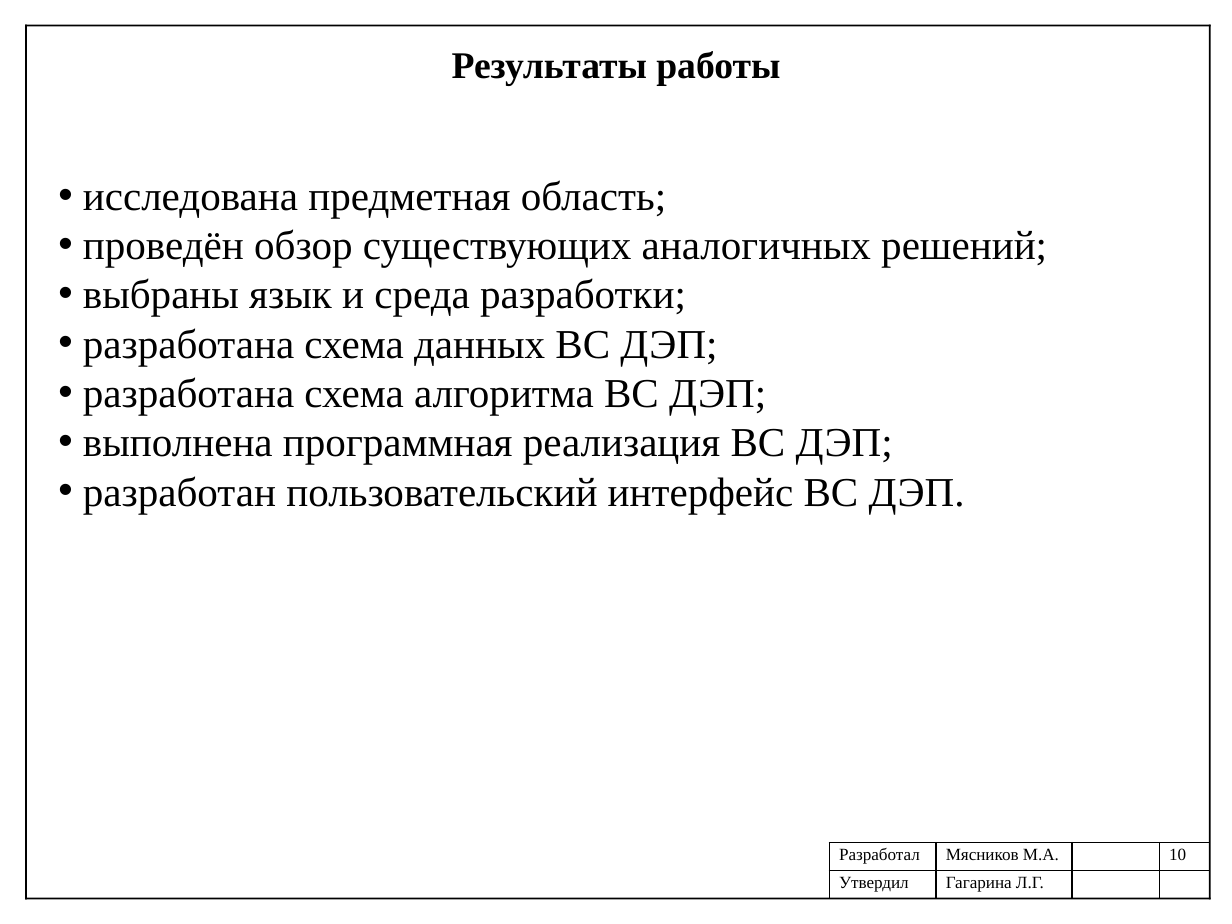
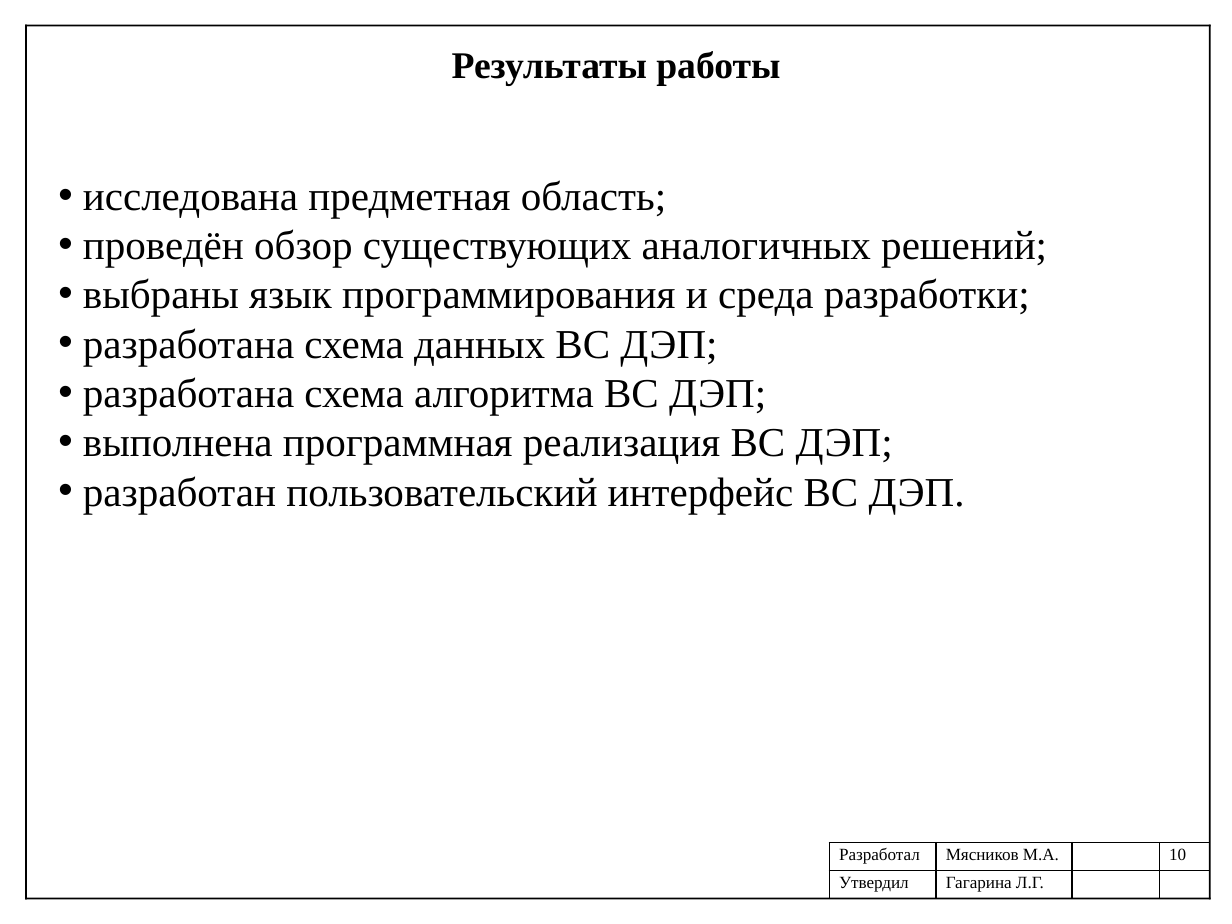
Before and after one commit to mJaJksJ/VCR, a slide deck: slide 10 of Технологическая практика/Презентация отчета.pptx. Drawn at 1232x924 pixels with LibreOffice and Linux fonts; fonts in the diff are those of the drawing. Boxes give left, top, right and bottom in pixels: in the first picture for what was removed or moved away, otherwise in the second. Text is boxed around its words. In the diff, an @@ line names an element or a change of style, - is before the commit and + after.

```diff
--- a/Технологическая практика/Презентация отчета.pptx
+++ b/Технологическая практика/Презентация отчета.pptx
@@ text at [83, 278, 1030, 316]: text changed @@
-• выбраны язык и среда разработки;
+• выбраны язык программирования и среда разработки;
```
Also in this commit, not shown: 2 other slides changed, 1 slide added, 1 slide removed, 4 other files.
